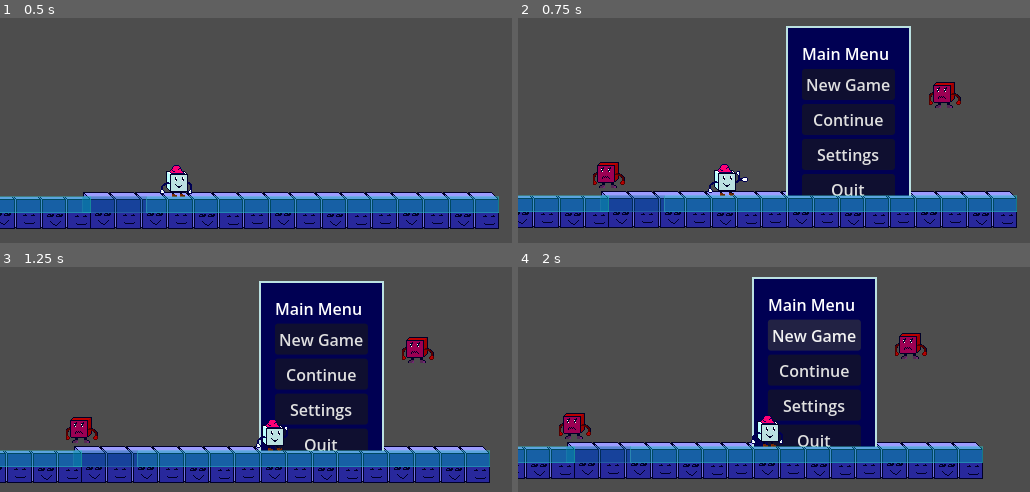
Above: before the commit, frames 1-4 (two rows, left to right).
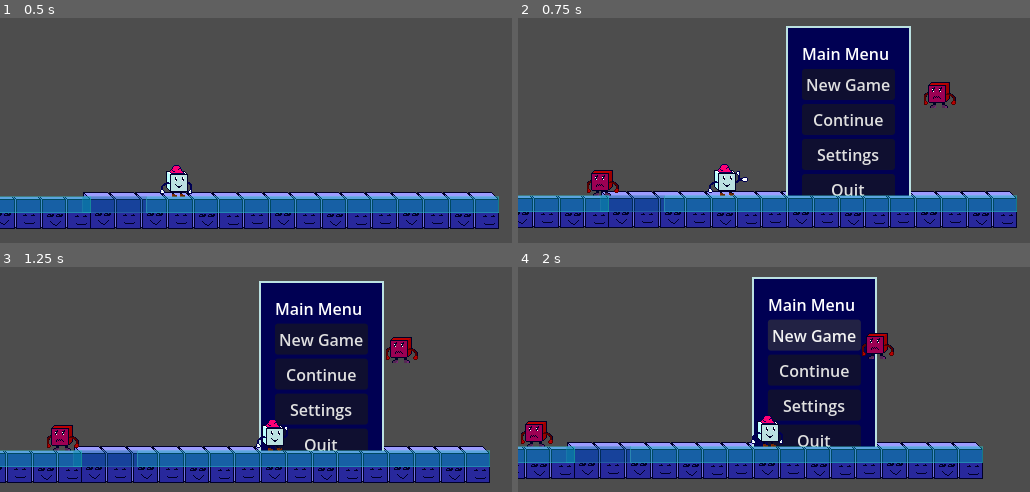
Above: after the commit, the same moments.

Repository: Doomn00b/Kewb
Game: Godot game, scene res://scenes/main.tscn
Two runs of this game, one before a commit and one after it. Both use one fixed random seed, a clock stepped at 60 frames per second and the inputs below. The engine's default icon, where the game draws it, is replaced by a stand-in: a white triangle on a blue panel in a dark square.
Inputs:
- Up to frame 1 (0.5 s): no input
- Up to frame 2 (0.75 s): tap Enter (ui_accept) at 0.5 s; hold Right (move_forward) from 0.53 s (still down); tap Z (attack) at 0.6 s
- Up to frame 3 (1.25 s): keep holding Right (move_forward); tap Space (jump) at 0.77 s
- Up to frame 4 (2 s): release Right (move_forward) at 1.25 s; click "New Game" at 1.25 s

Frame 1 is identical in both runs. In frame 2, 1.1% of the frame differs, in the area x 13-87%, y 28-80%; in frame 3, 1.7%; in frame 4, 2.0%, in the area x 0-80%, y 29-80%.

Commit message:
More states, one sprite.

Diff:
--- /dev/null
+++ b/characters/Enemies/EkDeathState.gd
@@ -0,0 +1,23 @@
+extends State
+class_name EkDeathState
+
+@export var actor: EnemyKewb #We put our "Actor" here, in this case, our enemy-Kewb.
+
+signal ek_dead #Signal that says enemy is dead.
+
+
+# Called when the node enters the scene tree for the first time.
+func _ready() -> void:
+	set_physics_process(false)
+
+func _enter_state() -> void:
+	set_physics_process(true)
+
+# Called every frame. 'delta' is the elapsed time since the previous frame.
+func _physics_process(delta: float) -> void:
+	actor._apply_gravity(delta)
+	actor.move_and_slide()
+
+func _exit_state() -> void:
+	set_physics_process(false)
+	print_debug("Enemy-kewb died!")
--- a/characters/Enemies/EkRoamingState.gd
+++ b/characters/Enemies/EkRoamingState.gd
@@ -26,10 +26,12 @@
 	set_physics_process(false) #We turn off physics again, when we exit state. (because the next state will turn its own on)
 
 func _physics_process(delta: float) -> void: #FixedUpdate
+	actor._apply_gravity(delta)
 	_roaming()
 	actor._flip() #We run the flip-function in the Actor (enemy-kewb).
 	actor._wall_collide(delta) #We check for wall-collisions via the function in Actor. (enemy-kewb)
 	_seek_player(delta)
+	actor.move_and_slide()
 
 func _roaming():
 	actor.animator.play("ek_walk") #We play the walking-animation, using the Actors animator.
@@ -39,6 +41,7 @@
 func _seek_player(_delta):
 	if actor.atk_raycast.is_colliding():
 		found_player.emit()
+		print_debug("Saw player. Exiting Roam.")
 
 #TODO: decide if the below code should be in individual states, or accessed from the Actor.
 #func _flip():
--- a/characters/Enemies/EkRushState.gd
+++ b/characters/Enemies/EkRushState.gd
@@ -25,8 +25,10 @@
 
 # Called every frame. 'delta' is the elapsed time since the previous frame.
 func _physics_process(delta: float) -> void:
+	actor._apply_gravity(delta)
 	_rush_player(delta)
 	actor._flip()
+	actor.move_and_slide()
 
 func _rush_player(_delta : float):
 	#Guardclause, to prevent attacking without player.
@@ -48,6 +50,7 @@
 			return
 	elif !actor.atk_raycast.is_colliding(): #If the raycast can't see the player, then...
 		lost_player.emit() #...emit the signal to change state.
+		print_debug("Lost the player.")
 
 #func _flip():
 	#flip.scale.x = sign(actor.velocity.x) #We make it so our flip's scale is dependent on if the enemy is moving on the x-axis.
@@ -59,3 +62,4 @@
 
 func _exit_state() -> void:
 	set_physics_process(false)
+	print_debug("Exiting RUSH.")
--- a/characters/Enemies/EnemyKewb.gd
+++ b/characters/Enemies/EnemyKewb.gd
@@ -3,6 +3,11 @@
 
 @export var max_speed : int = 40
 @export var acceleration : int = 50
+#Below is State-Machine
+@onready var fin_sm = $FiniteStateMachine
+@onready var roaming_state = $FiniteStateMachine/EkRoamingState as EkRoamingState
+@onready var rush_state = $FiniteStateMachine/EkRushState as EkRushState
+#End state-machine access.
 
 static var enemies_spawned : int = 0 #This variable determines how many enemies have spawned.
 
@@ -30,10 +35,22 @@
 	edge_rayR = $FlipEk/EkEdgeR
 	animator = $AnimationPlayer
 
+	#State-Machine activation.
+	roaming_state.found_player.connect(fin_sm.change_state.bind(rush_state)) #We connect the found player signal to activate the rush state
+	rush_state.lost_player.connect(fin_sm.change_state.bind(roaming_state)) #Connecting lost player signal to activating roam state.
+
+
 # Called every frame. 'delta' is the elapsed time since the previous frame.
 func _process(_delta: float) -> void:
 	pass
 
+
+func _apply_gravity(delta : float):
+	if not is_on_floor() : #Do I need MORE in the condition?
+		var gravity = get_gravity() #We make a new temp-var, and base it on the get-gravity-function.
+		velocity.y += gravity.y * delta
+	else: #Otherwise, we...
+		return #...don't do anything. (no gravity-application)
 
 func _flip():
 	flip.scale.x = sign(velocity.x) #We make it so our flip's scale is dependent on if the enemy is moving on the x-axis.
--- a/characters/Enemies/enemy_kewb.tscn
+++ b/characters/Enemies/enemy_kewb.tscn
@@ -5,6 +5,7 @@
 [ext_resource type="Script" uid="uid://dpduk2d1ah1ss" path="res://FiniteStateMachine.gd" id="3_2jp2x"]
 [ext_resource type="Script" uid="uid://lsb5g3ng2uin" path="res://characters/Enemies/EkRoamingState.gd" id="5_icoxl"]
 [ext_resource type="Script" uid="uid://b05t1b3r143i1" path="res://characters/Enemies/EkRushState.gd" id="5_ouuic"]
+[ext_resource type="Script" uid="uid://d233he44s01xw" path="res://characters/Enemies/EkDeathState.gd" id="6_ouuic"]
 
 [sub_resource type="RectangleShape2D" id="RectangleShape2D_78frg"]
 size = Vector2(32, 28)
@@ -97,5 +98,9 @@
 actor = NodePath("../..")
 metadata/_custom_type_script = "uid://b05t1b3r143i1"
 
+[node name="EkDeathState" type="Node" parent="FiniteStateMachine" unique_id=955960929]
+script = ExtResource("6_ouuic")
+metadata/_custom_type_script = "uid://d233he44s01xw"
+
 [connection signal="timeout" from="DirTimer" to="." method="_on_dir_timer_timeout"]
 [connection signal="timeout" from="EbackTimer" to="." method="_on_dir_timer_timeout"]
Not shown, added: characters/Enemies/EkDeathState.gd.uid
Binary file changed: characters/Enemies/Test-enemy.aseprite
